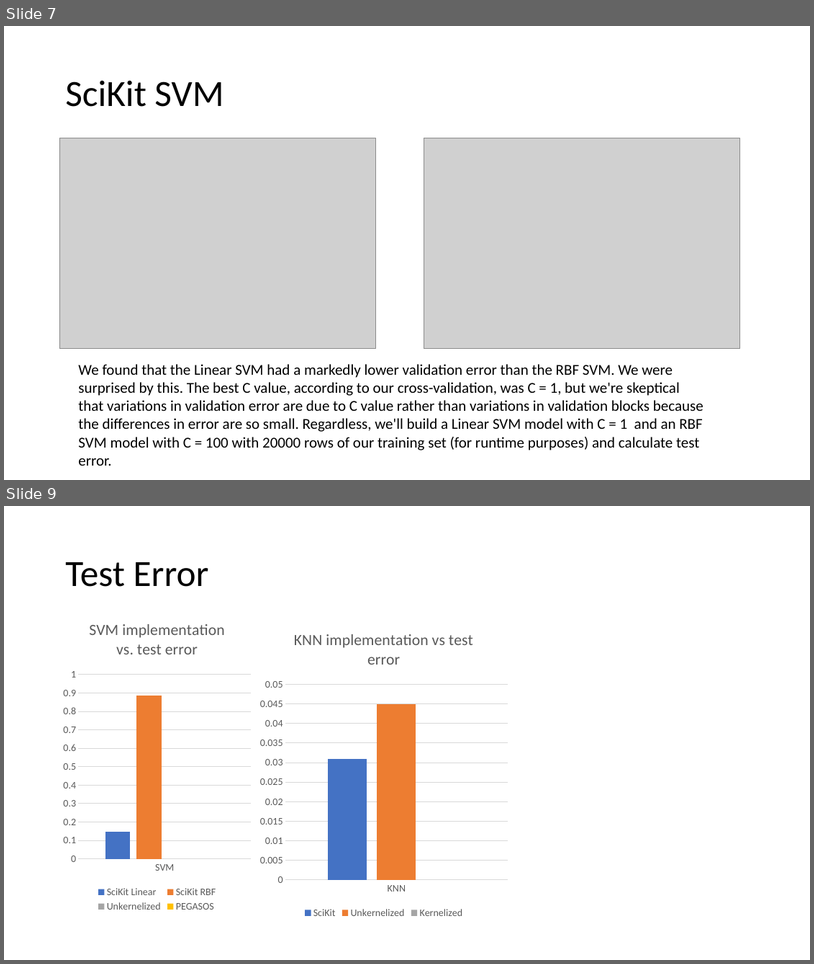
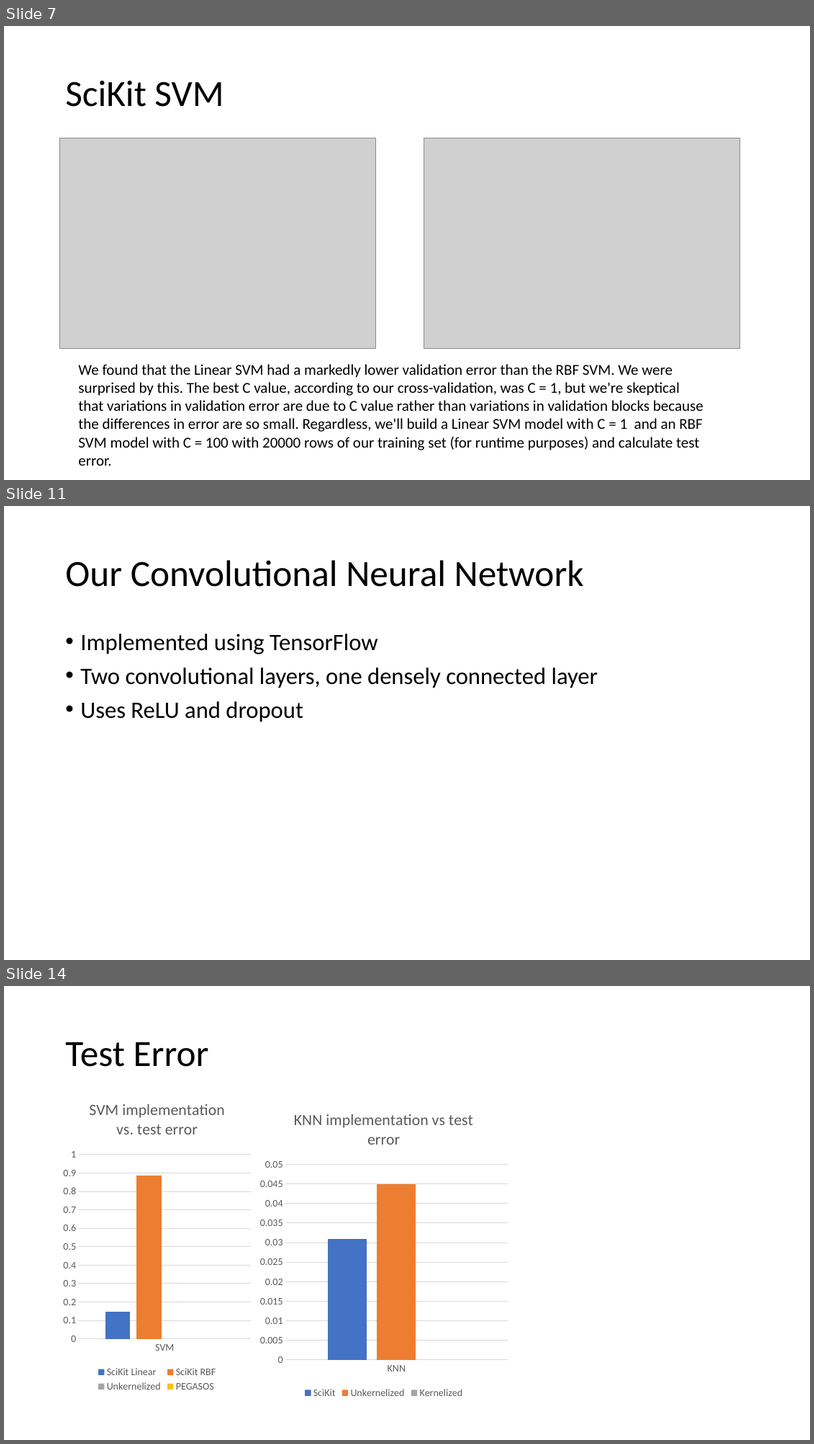
Before and after one commit to dericp/digit-recognition, a slide deck: A Comparison of Techniques Applied to Digit Recognition.pptx. Shown one above the other, each under a label of ours: slides 7 and 9 before the commit, slides 7, 11 and 14 after it; the slides between them are not shown. The pictures are 814x964 and 814x1444 pixels, drawn with LibreOffice and Linux fonts; fonts in the diff are those of the drawing; grey boxes stand for pictures. Boxes give left, top, right and bottom in pixels: in the first picture for what was removed or moved away, otherwise in the second. Text is boxed around its words. In the diff, an @@ line names an element or a change of style, - is before the commit and + after.

```diff
--- a/A Comparison of Techniques Applied to Digit Recognition.pptx
+++ b/A Comparison of Techniques Applied to Digit Recognition.pptx
@@ slide 11 added at box(4, 506, 810, 960), background #FFFFFF @@
@@ title added at box(65, 560, 584, 587), 44 pt, text #000000 @@
+Our Convolutional Neural Network
@@ text added at box(80, 633, 598, 722), 28 pt, text #000000 @@
+• Implemented using TensorFlow
+• Two convolutional layers, one densely connected layer
+• Uses ReLU and dropout
@@ what was slide 9 is now slide 14 @@
```
Also in this commit, not shown: 8 slides changed, 3 other slides added, 4 other files.
